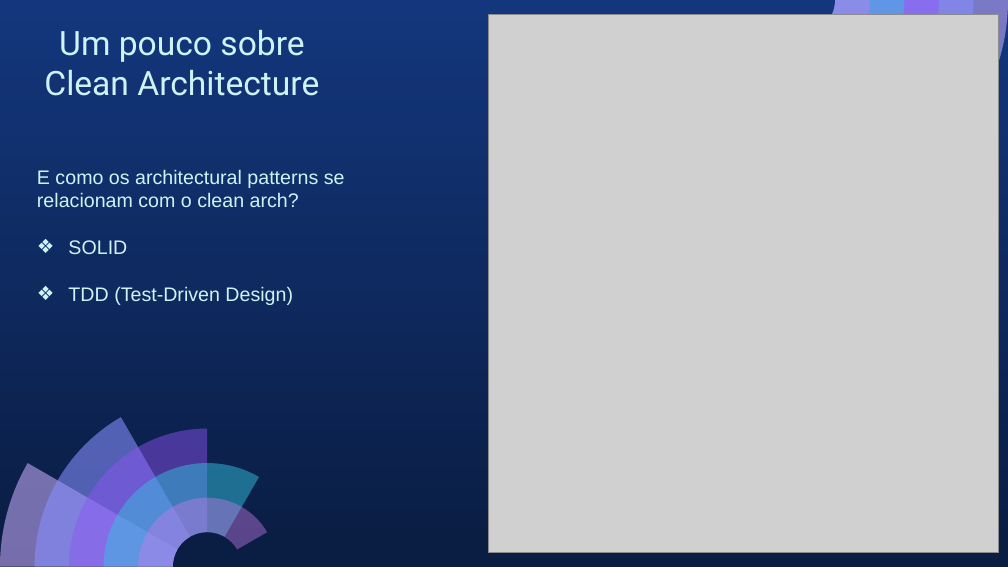
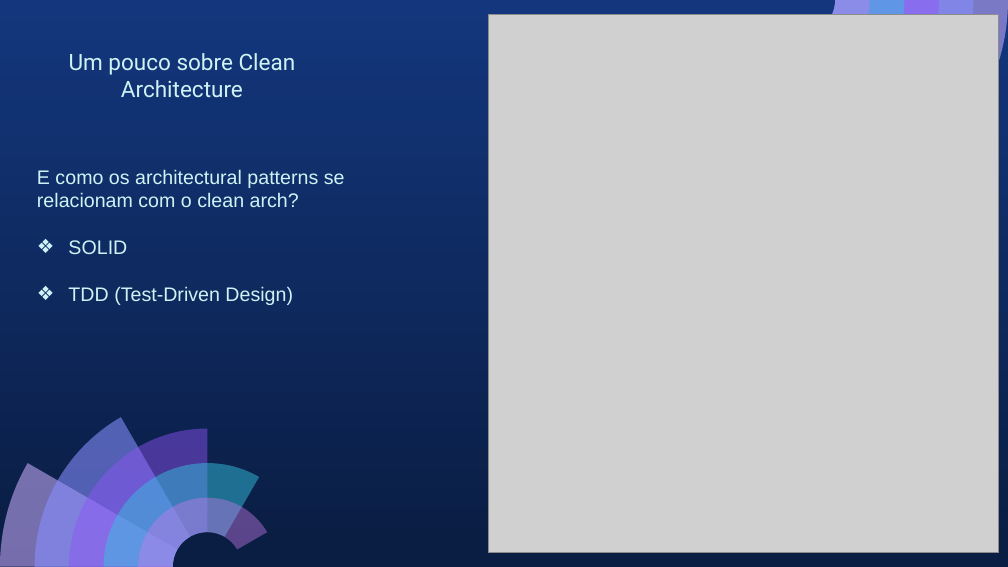
Before and after one commit to victor-lustosa/architectural-patterns, a slide deck: slide 11 of docs/architectural_patterns.pptx. Drawn at 1008x567 pixels with LibreOffice and Linux fonts; fonts in the diff are those of the drawing; grey boxes stand for pictures. Boxes give left, top, right and bottom in pixels: in the first picture for what was removed or moved away, otherwise in the second. Text is boxed around its words. In the diff, an @@ line names an element or a change of style, - is before the commit and + after.

```diff
--- a/docs/architectural_patterns.pptx
+++ b/docs/architectural_patterns.pptx
@@ title "Um pouco sobre Clean Architecture" at [69,53,296,97]: size 24 to 16.1 pt @@
```
Also in this commit, not shown: 13 other slides changed.
